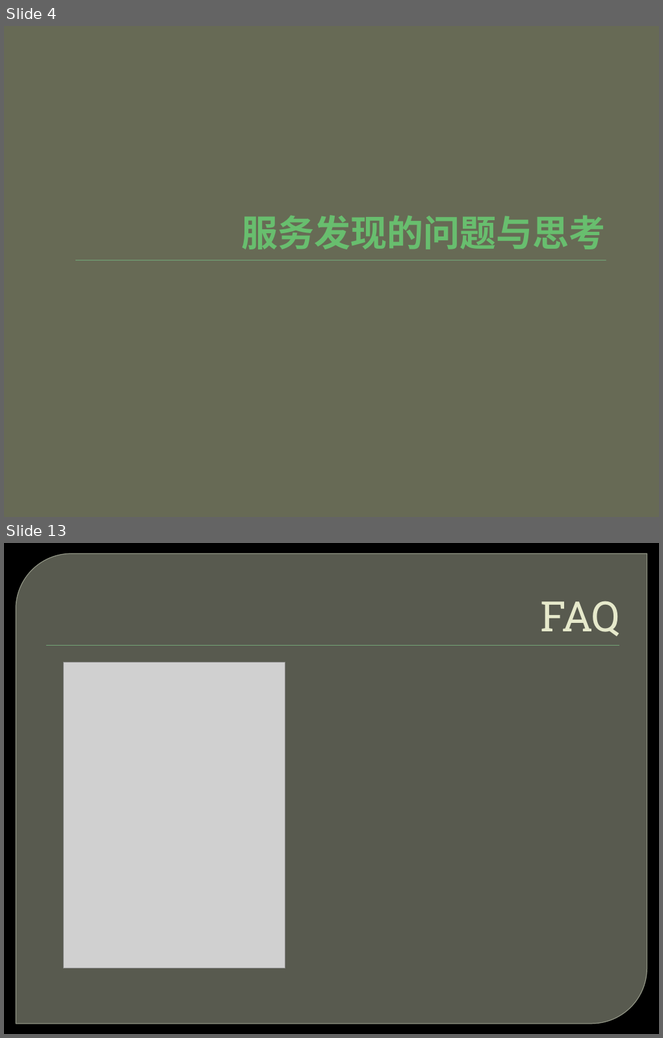
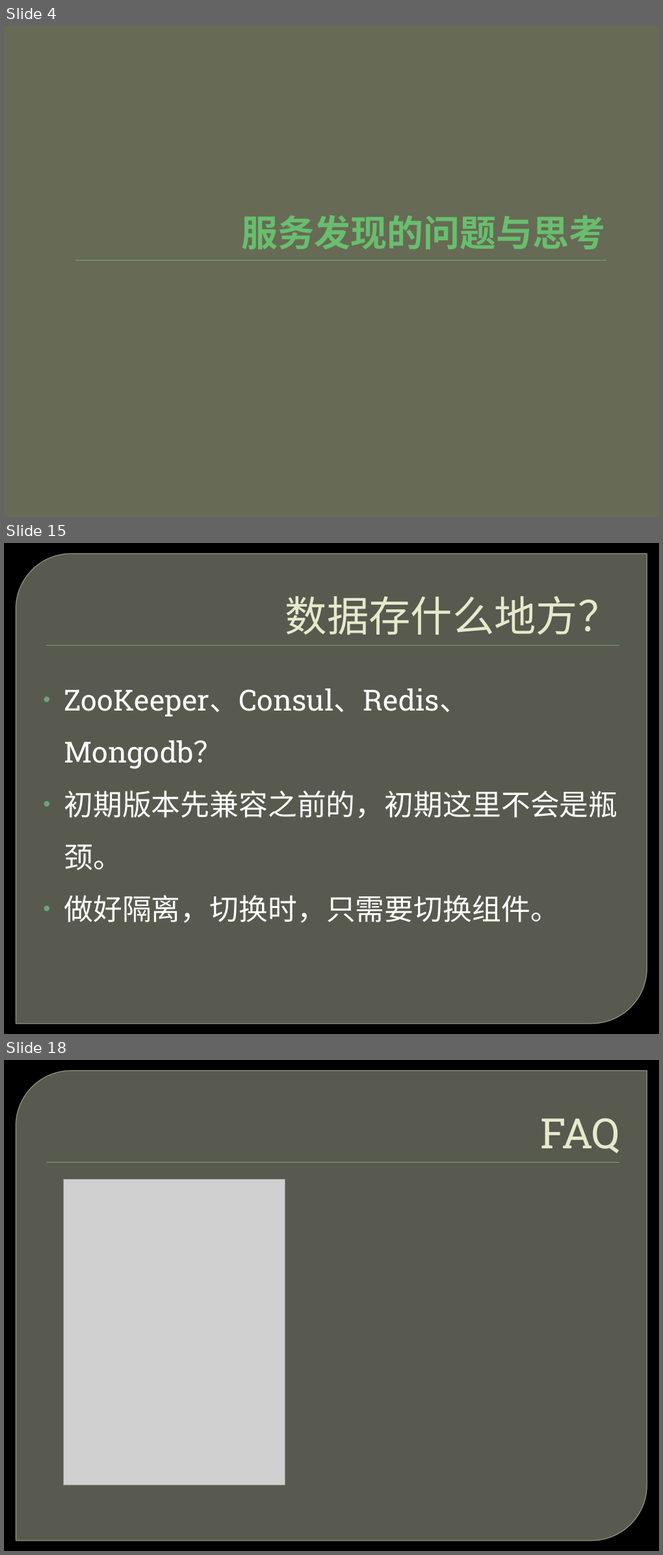
Before and after one commit to ghj1976/lecture, a slide deck: SOA服务发现/服务发现.pptx. Shown one above the other, each under a label of ours: slides 4 and 13 before the commit, slides 4, 15 and 18 after it; the slides between them are not shown. The pictures are 663x1038 and 663x1555 pixels, drawn with LibreOffice and Linux fonts; fonts in the diff are those of the drawing; grey boxes stand for pictures; background and template pictures are left out. Boxes give left, top, right and bottom in pixels: in the first picture for what was removed or moved away, otherwise in the second. Text is boxed around its words. In the diff, an @@ line names an element or a change of style, - is before the commit and + after.

```diff
--- a/SOA服务发现/服务发现.pptx
+++ b/SOA服务发现/服务发现.pptx
@@ slide 15 added at box(4, 543, 659, 1034), background picture (left out); not listed: 2 template elements that a slide beside it also shows @@
@@ title added at box(285, 596, 620, 635), 46 pt, text #E7EACB @@
+数据存什么地方？
@@ text added at box(64, 689, 618, 923), 32 pt, text #FFFFFF @@
+• ZooKeeper、Consul、Redis、Mongodb？
+• 初期版本先兼容之前的，初期这里不会是瓶颈。
+• 做好隔离，切换时，只需要切换组件。
@@ what was slide 13 is now slide 18 @@
```
Also in this commit, not shown: 7 slides changed, 5 other slides added, 1 slide removed, 6 other files.
